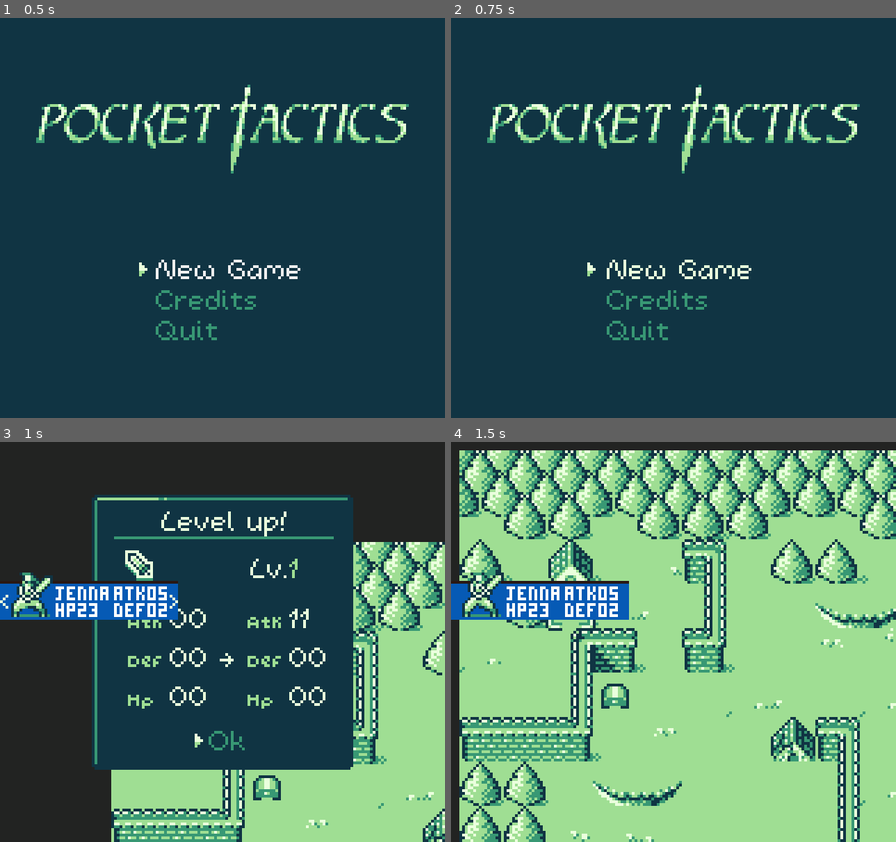
Above: before the commit, frames 1-4 (two rows, left to right).
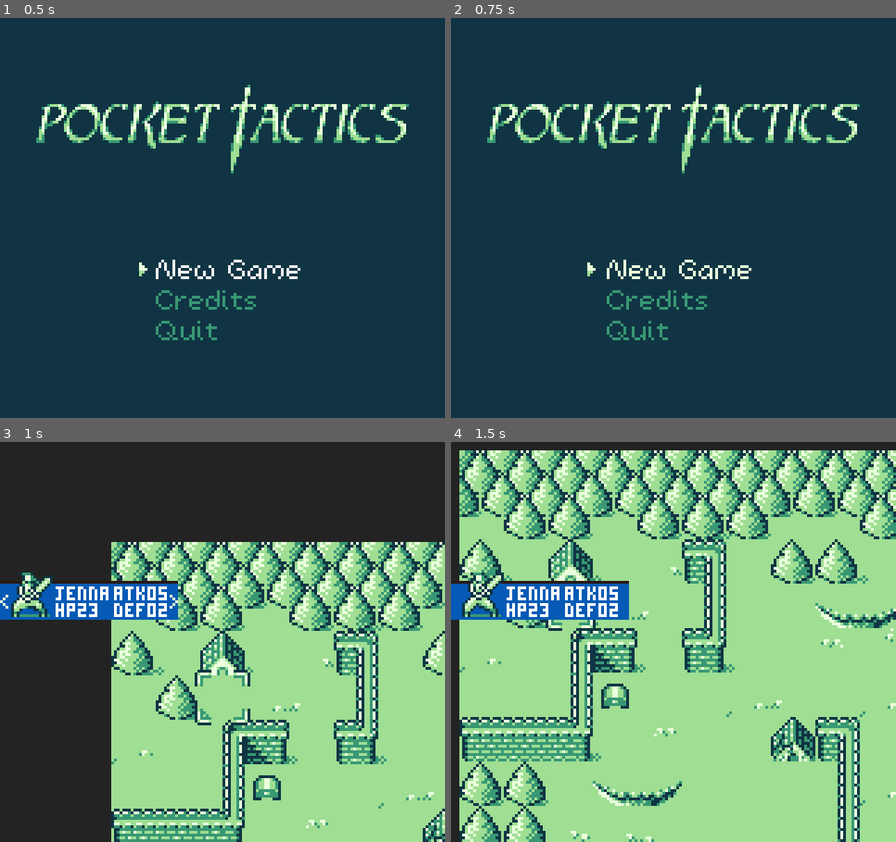
Above: after the commit, the same moments.

Repository: kevinlights/titan_tactics
Game: Godot game, scene res://scenes/landing.tscn
Same seed, same stepped clock (60 frames per second), same inputs: the game is played once before the commit and once after it.
Inputs (mouse positions are in pixels of both pictures, inside the frame that each line leads up to):
- Up to frame 1 (0.5 s): no input
- Up to frame 2 (0.75 s): click "New Game" at 0.5 s
- Up to frame 3 (1 s): no input
- Up to frame 4 (1.5 s): click (677, 738) at 1.25 s, where only the run before the commit has a clickable "Ok"

Frames 1-2 are identical in both runs. In frame 3, 35% of the frame differs, in the area x 20-80%, y 13-82%; in frame 4, nothing differs.

Commit message:
Adding Cyan and Old Man to selectable portraits for dialogue

Diff:
--- a/scenes/gui.tscn
+++ b/scenes/gui.tscn
@@ -112,81 +112,81 @@
 size = 4
 font_data = ExtResource( 13 )
 
+[sub_resource type="AtlasTexture" id=12]
+atlas = ExtResource( 23 )
+region = Rect2( 0, 0, 8, 8 )
+
 [sub_resource type="AtlasTexture" id=13]
 atlas = ExtResource( 23 )
-region = Rect2( 0, 0, 8, 8 )
-
-[sub_resource type="AtlasTexture" id=14]
-atlas = ExtResource( 23 )
 region = Rect2( 0, 8, 8, 8 )
 
-[sub_resource type="SpriteFrames" id=15]
+[sub_resource type="SpriteFrames" id=14]
 animations = [ {
-"frames": [ SubResource( 13 ), SubResource( 14 ) ],
+"frames": [ SubResource( 12 ), SubResource( 13 ) ],
 "loop": true,
 "name": "default",
 "speed": 5.0
 } ]
 
+[sub_resource type="AtlasTexture" id=15]
+atlas = ExtResource( 9 )
+region = Rect2( 0, 24, 8, 8 )
+
 [sub_resource type="AtlasTexture" id=16]
 atlas = ExtResource( 9 )
-region = Rect2( 0, 24, 8, 8 )
-
-[sub_resource type="AtlasTexture" id=17]
-atlas = ExtResource( 9 )
 region = Rect2( 0, 32, 8, 8 )
 
-[sub_resource type="SpriteFrames" id=18]
+[sub_resource type="SpriteFrames" id=17]
 animations = [ {
-"frames": [ SubResource( 16 ), SubResource( 17 ) ],
+"frames": [ SubResource( 15 ), SubResource( 16 ) ],
 "loop": true,
 "name": "default",
 "speed": 5.0
 } ]
 
+[sub_resource type="AtlasTexture" id=18]
+atlas = ExtResource( 20 )
+region = Rect2( 90, 0, 18, 18 )
+
 [sub_resource type="AtlasTexture" id=19]
 atlas = ExtResource( 20 )
-region = Rect2( 90, 0, 18, 18 )
+region = Rect2( 90, 18, 18, 18 )
 
 [sub_resource type="AtlasTexture" id=20]
 atlas = ExtResource( 20 )
-region = Rect2( 90, 18, 18, 18 )
+region = Rect2( 54, 0, 18, 18 )
 
 [sub_resource type="AtlasTexture" id=21]
 atlas = ExtResource( 20 )
-region = Rect2( 54, 0, 18, 18 )
+region = Rect2( 54, 18, 18, 18 )
 
 [sub_resource type="AtlasTexture" id=22]
 atlas = ExtResource( 20 )
-region = Rect2( 54, 18, 18, 18 )
+region = Rect2( 0, 0, 18, 18 )
 
 [sub_resource type="AtlasTexture" id=23]
 atlas = ExtResource( 20 )
-region = Rect2( 0, 0, 18, 18 )
-
-[sub_resource type="AtlasTexture" id=24]
-atlas = ExtResource( 20 )
 region = Rect2( 0, 18, 18, 18 )
 
-[sub_resource type="SpriteFrames" id=25]
+[sub_resource type="SpriteFrames" id=24]
 animations = [ {
-"frames": [ SubResource( 19 ), SubResource( 20 ) ],
+"frames": [ SubResource( 18 ), SubResource( 19 ) ],
 "loop": true,
 "name": "archer",
 "speed": 3.0
 }, {
-"frames": [ SubResource( 21 ), SubResource( 22 ) ],
+"frames": [ SubResource( 20 ), SubResource( 21 ) ],
 "loop": true,
 "name": "mage",
 "speed": 3.0
 }, {
-"frames": [ SubResource( 23 ), SubResource( 24 ) ],
+"frames": [ SubResource( 22 ), SubResource( 23 ) ],
 "loop": true,
 "name": "fighter",
 "speed": 5.0
 } ]
 
-[sub_resource type="DynamicFont" id=12]
+[sub_resource type="DynamicFont" id=25]
 size = 4
 extra_spacing_bottom = -2
 font_data = ExtResource( 13 )
@@ -660,6 +660,7 @@
 }
 
 [node name="enemyturn" type="Control" parent="."]
+visible = false
 margin_top = 1.0
 margin_right = 40.0
 margin_bottom = 41.0
@@ -829,11 +830,12 @@
 
 [node name="arrow" type="AnimatedSprite" parent="weaponswap"]
 position = Vector2( 44.6813, 29.1062 )
-frames = SubResource( 18 )
+frames = SubResource( 17 )
 frame = 1
 playing = true
 
 [node name="lvlup" type="Control" parent="."]
+visible = false
 margin_left = 33.0
 margin_top = 20.0
 margin_right = 73.0
--- a/scenes/portraits.tscn
+++ b/scenes/portraits.tscn
@@ -1,78 +1,85 @@
-[gd_scene load_steps=11 format=2]
+[gd_scene load_steps=14 format=2]
 
 [ext_resource path="res://gfx/mage_p.png" type="Texture" id=1]
 [ext_resource path="res://gfx/archer_p.png" type="Texture" id=2]
 [ext_resource path="res://gfx/hero_antagonist_p.png" type="Texture" id=3]
+[ext_resource path="res://gfx/sidechars_p.png" type="Texture" id=4]
 
 [sub_resource type="AtlasTexture" id=1]
+atlas = ExtResource( 4 )
+region = Rect2( 0, 0, 36, 50 )
+
+[sub_resource type="AtlasTexture" id=2]
 atlas = ExtResource( 2 )
 region = Rect2( 0, 0, 36, 50 )
 
-[sub_resource type="AtlasTexture" id=2]
+[sub_resource type="AtlasTexture" id=3]
 atlas = ExtResource( 1 )
 region = Rect2( 0, 0, 40, 50 )
 
-[sub_resource type="AtlasTexture" id=3]
-atlas = ExtResource( 2 )
-region = Rect2( 36, 0, 36, 50 )
-
 [sub_resource type="AtlasTexture" id=4]
-atlas = ExtResource( 1 )
-region = Rect2( 0, 0, 36, 50 )
-
-[sub_resource type="AtlasTexture" id=3]
-atlas = ExtResource( 3 )
-region = Rect2( 36, 0, 36, 50 )
-
-[sub_resource type="AtlasTexture" id=4]
-atlas = ExtResource( 1 )
-region = Rect2( 36, 0, 36, 50 )
-
-[sub_resource type="AtlasTexture" id=5]
 atlas = ExtResource( 2 )
 region = Rect2( 0, 0, 36, 50 )
 
 [sub_resource type="AtlasTexture" id=5]
-atlas = ExtResource( 3 )
+atlas = ExtResource( 2 )
 region = Rect2( 36, 0, 36, 50 )
 
 [sub_resource type="AtlasTexture" id=6]
+atlas = ExtResource( 1 )
+region = Rect2( 0, 0, 36, 50 )
+
+[sub_resource type="AtlasTexture" id=7]
 atlas = ExtResource( 3 )
 region = Rect2( 0, 0, 36, 50 )
 
-[sub_resource type="SpriteFrames" id=7]
+[sub_resource type="AtlasTexture" id=8]
+atlas = ExtResource( 4 )
+region = Rect2( 36, 0, 36, 50 )
+
+[sub_resource type="SpriteFrames" id=9]
 animations = [ {
 "frames": [ SubResource( 1 ) ],
+"loop": true,
+"name": "cyan",
+"speed": 5.0
+}, {
+"frames": [ SubResource( 2 ) ],
 "loop": true,
 "name": "archer",
 "speed": 5.0
 }, {
-"frames": [ SubResource( 2 ) ],
+"frames": [ SubResource( 3 ) ],
 "loop": true,
 "name": "mage",
 "speed": 5.0
 }, {
-"frames": [ SubResource( 3 ) ],
+"frames": [ SubResource( 4 ) ],
+"loop": true,
+"name": "antagonist",
+"speed": 5.0
+}, {
+"frames": [ SubResource( 5 ) ],
 "loop": true,
 "name": "ai_archer",
 "speed": 5.0
 }, {
-"frames": [ SubResource( 4 ) ],
+"frames": [ SubResource( 6 ) ],
 "loop": true,
 "name": "ai_mage",
 "speed": 5.0
 }, {
-"frames": [ SubResource( 5 ) ],
+"frames": [ SubResource( 7 ) ],
 "loop": true,
-"name": "antagonist",
+"name": "hero",
 "speed": 5.0
 }, {
-"frames": [ SubResource( 6 ) ],
+"frames": [ SubResource( 8 ) ],
 "loop": true,
-"name": "hero",
+"name": "old_man",
 "speed": 5.0
 } ]
 
 [node name="portraits" type="AnimatedSprite"]
-frames = SubResource( 7 )
-animation = "antagonist"
+frames = SubResource( 9 )
+animation = "old_man"
--- a/scripts/dialogue.gd
+++ b/scripts/dialogue.gd
@@ -24,6 +24,7 @@
 	HERO,
 	ANTAGONIST,
 	OLD_MAN,
+	CYAN,
 	NONE
 }
 
Not shown: 7 places in scenes/gui.tscn that only renumber resources
